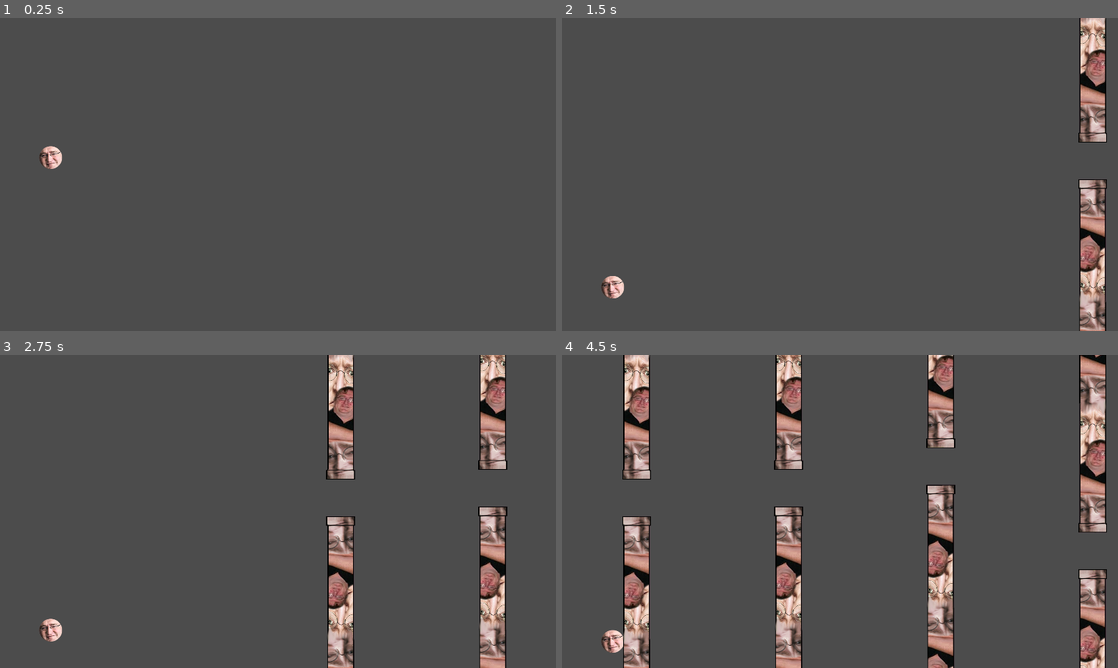
Above: before the commit, frames 1-4 (two rows, left to right).
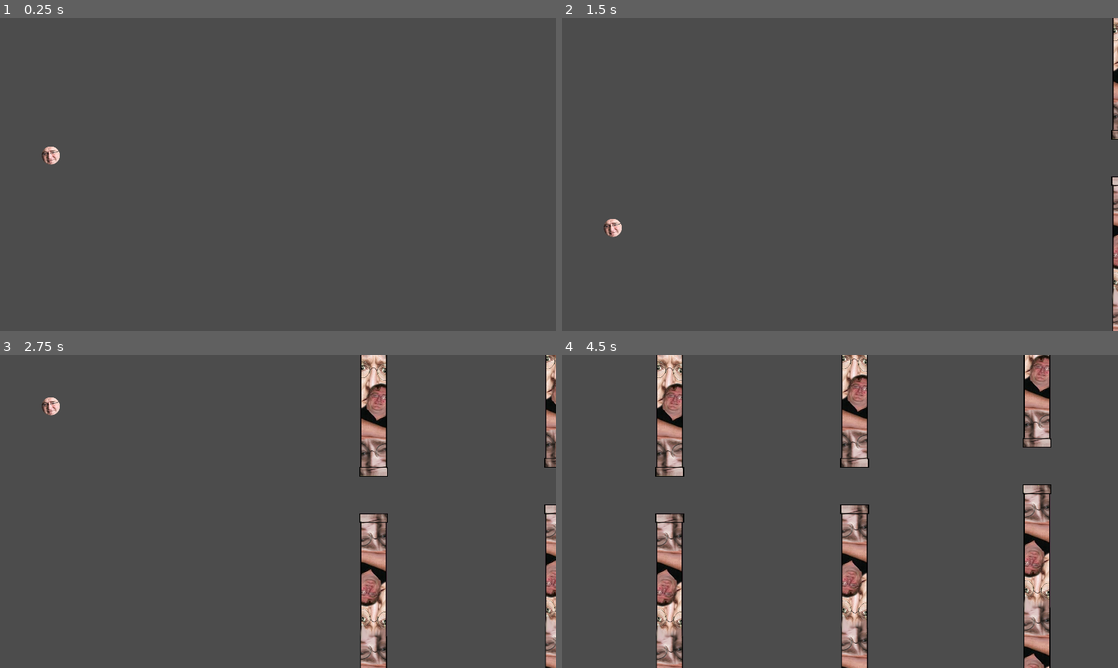
Above: after the commit, the same moments.

Repository: 5FB5/fg_godot
Game: Godot game, scene res://resources/scenes/main.tscn
The game is run twice, just before and just after one commit, with the same random seed, the same clock (stepped at 60 frames per second) and the same inputs. The project has no main scene, so this scene is started directly. The engine's default icon, where the game draws it, is replaced by a stand-in: a white triangle on a blue panel in a dark square.
Inputs:
- Up to frame 1 (0.25 s): no input
- Up to frame 2 (1.5 s): tap W (player_jump) at 0.6, 0.77, 1.07, 1.35 s
- Up to frame 3 (2.75 s): tap W (player_jump) at 1.52, 1.82, 2.1 s
- Up to frame 4 (4.5 s): tap W (player_jump) at 2.85, 3.02, 3.32, 3.6, 3.77, 4.07, 4.35 s

The runs differ from the first frame. In frame 1, 0.2% of the frame differs, in the area x 7-12%, y 40-49%; in frame 2, 5.3%; in frame 3, 14%; in frame 4, 29%, in the area x 7-98%, y 0-100%.

Commit message:
corrected player's movement physics, tube spawner's timer

Diff:
--- a/flappy_gaben_godot/project.godot
+++ b/flappy_gaben_godot/project.godot
@@ -22,9 +22,9 @@
 
 window/size/width=1920
 window/size/height=1080
+window/size/resizable=false
 window/size/test_width=1600
 window/size/test_height=900
-window/dpi/allow_hidpi=true
 window/energy_saving/keep_screen_on=false
 window/stretch/mode="2d"
 window/stretch/aspect="keep"
@@ -44,6 +44,8 @@
 "events": [ Object(InputEventKey,"resource_local_to_scene":false,"resource_name":"","device":0,"alt":false,"shift":false,"control":false,"meta":false,"command":false,"pressed":false,"scancode":87,"unicode":0,"echo":false,"script":null)
 , Object(InputEventMouseButton,"resource_local_to_scene":false,"resource_name":"","device":0,"alt":false,"shift":false, …(202 unchanged characters)…
 , Object(InputEventJoypadButton,"resource_local_to_scene":false,"resource_name":"","device":0,"button_index":0,"pressure":0.0,"pressed":false,"script":null)
+, Object(InputEventKey,"resource_local_to_scene":false,"resource_name":"","device":0,"alt":false,"shift":false,"control":false,"meta":false,"command":false,"pressed":false,"scancode":32,"unicode":0,"echo":false,"script":null)
+, Object(InputEventKey,"resource_local_to_scene":false,"resource_name":"","device":0,"alt":false,"shift":false,"control":false,"meta":false,"command":false,"pressed":false,"scancode":16777232,"unicode":0,"echo":false,"script":null)
  ]
 }
 
--- a/flappy_gaben_godot/resources/scenes/player.tscn
+++ b/flappy_gaben_godot/resources/scenes/player.tscn
@@ -4,22 +4,21 @@
 [ext_resource path="res://resources/scenes/scripts/player.gd" type="Script" id=2]
 
 [sub_resource type="CircleShape2D" id=1]
-radius = 40.7922
+radius = 31.3568
 
 [node name="player" type="RigidBody2D"]
-mode = 2
-mass = 501.27
-gravity_scale = 2.0
+mass = 3.07
 script = ExtResource( 2 )
 __meta__ = {
 "_edit_group_": true
 }
-jumpForce = 400
-gravityForce = 1000
+jumpForce = 26000
+gravityForce = 1056
 
 [node name="Sprite" type="Sprite" parent="."]
+scale = Vector2( 0.795455, 0.795455 )
 texture = ExtResource( 1 )
 
 [node name="playerCollision" type="CollisionShape2D" parent="."]
-position = Vector2( -1, -1 )
+position = Vector2( -0.757584, -0.860977 )
 shape = SubResource( 1 )
--- a/flappy_gaben_godot/resources/scenes/scripts/player.gd
+++ b/flappy_gaben_godot/resources/scenes/scripts/player.gd
@@ -5,15 +5,13 @@
 
 signal playerHit
 
-func _ready():
-	set_physics_process(true)
-
-func jump():
-	linear_velocity = Vector2(linear_velocity.x, linear_velocity.y - jumpForce)
-
-func _physics_process(delta):
-	linear_velocity = Vector2(linear_velocity.x, linear_velocity.y + gravityForce * delta)
+func jump(_delta):
+	linear_velocity.y -= jumpForce * _delta #Vector2(linear_velocity.x, linear_velocity.y - jumpForce)
+	pass
 
 func _process(delta):
+	linear_velocity.y += gravityForce * delta
+
 	if (Input.is_action_just_pressed("player_jump")):
-		jump()
+		jump(delta)
+	pass
--- a/flappy_gaben_godot/resources/scenes/scripts/tube.gd
+++ b/flappy_gaben_godot/resources/scenes/scripts/tube.gd
@@ -1,10 +1,12 @@
-extends RigidBody2D
+extends Area2D
 
 export var tubeSpeed = 400
 
 func _process(delta):
 	position.x -= tubeSpeed * delta
+	pass
 
 func _on_VisibilityNotifier2D_screen_exited():
 	queue_free()
 	print ("Game: Tube deleted")
+	pass
--- a/flappy_gaben_godot/resources/scenes/scripts/tubeSpawner.gd
+++ b/flappy_gaben_godot/resources/scenes/scripts/tubeSpawner.gd
@@ -6,10 +6,11 @@
 func spawnTube():
 	var newTube = preload("res://resources/scenes/tube.tscn").instance()
 	add_child(newTube)
-	newTube.position = Vector2(2144, rand_range(255, 620))
+	newTube.position = Vector2(2144, rand_range(255, 590))
+	newTube.add_to_group("Tubes")
 	pass
 
 func _on_Timer_timeout():
 	spawnTube()
 	print ("Game: New tube spawned")
-	pass # Replace with function body.
+	pass
--- a/flappy_gaben_godot/resources/scenes/tube.tscn
+++ b/flappy_gaben_godot/resources/scenes/tube.tscn
@@ -10,42 +10,46 @@
 extents = Vector2( 50.34, 16 )
 
 [sub_resource type="RectangleShape2D" id=3]
-extents = Vector2( 10, 63.8994 )
+extents = Vector2( 10, 58.529 )
 
-[node name="RigidBody2D" type="RigidBody2D"]
+[node name="RigidBody2D" type="Area2D"]
 collision_mask = 0
-gravity_scale = 0.0
 script = ExtResource( 2 )
-__meta__ = {
-"_edit_group_": true
-}
 tubeSpeed = 525
 
 [node name="Sprite" type="Sprite" parent="."]
 texture = ExtResource( 1 )
 
-[node name="CollisionShape2D" type="CollisionShape2D" parent="."]
+[node name="CollisionShape2D" type="CollisionShape2D" parent="." groups=[
+"playerDeathCollider",
+]]
 position = Vector2( 0, -440 )
 shape = SubResource( 1 )
 
-[node name="CollisionShape2D2" type="CollisionShape2D" parent="."]
+[node name="CollisionShape2D2" type="CollisionShape2D" parent="." groups=[
+"playerDeathCollider",
+]]
 position = Vector2( 0, 496 )
 shape = SubResource( 1 )
 
-[node name="CollisionShape2D3" type="CollisionShape2D" parent="."]
+[node name="CollisionShape2D3" type="CollisionShape2D" parent="." groups=[
+"playerDeathCollider",
+]]
 position = Vector2( 0.323547, -50.9118 )
 shape = SubResource( 2 )
 
-[node name="CollisionShape2D4" type="CollisionShape2D" parent="."]
+[node name="CollisionShape2D4" type="CollisionShape2D" parent="." groups=[
+"playerDeathCollider",
+]]
 position = Vector2( -0.470886, 107.912 )
 shape = SubResource( 2 )
 
-[node name="playerScoreCollision" type="RigidBody2D" parent="."]
-modulate = Color( 0.671875, 0.322815, 0.322815, 1 )
-self_modulate = Color( 0.698039, 0.0392157, 0.627451, 1 )
-position = Vector2( -0.0921173, 28.5596 )
-
-[node name="CollisionShape2D" type="CollisionShape2D" parent="playerScoreCollision"]
+[node name="playerScoreCollision" type="CollisionShape2D" parent="." groups=[
+"playerScoreCollider",
+]]
+modulate = Color( 0.572549, 0, 1, 1 )
+position = Vector2( 0.35849, 28.0566 )
+scale = Vector2( 1.12, 1 )
 shape = SubResource( 3 )
 
 [node name="VisibilityNotifier2D" type="VisibilityNotifier2D" parent="."]
--- a/flappy_gaben_godot/resources/scenes/tubeSpawner.tscn
+++ b/flappy_gaben_godot/resources/scenes/tubeSpawner.tscn
@@ -11,9 +11,11 @@
 }
 
 [node name="tube" parent="." instance=ExtResource( 1 )]
+visible = false
 position = Vector2( 1856, -1072 )
 
 [node name="Timer" type="Timer" parent="."]
+wait_time = 1.21
 autostart = true
 
 [node name="Sprite" type="Sprite" parent="."]
Not shown, added: flappy_gaben_godot/addons/smoothing/plugin.cfg
Not shown, added: flappy_gaben_godot/addons/smoothing/smoothing.gd
Binary file added: flappy_gaben_godot/addons/smoothing/smoothing.png
Not shown, added: flappy_gaben_godot/addons/smoothing/smoothing.png.import
Not shown, added: flappy_gaben_godot/addons/smoothing/smoothing_2d.gd
Binary file added: flappy_gaben_godot/addons/smoothing/smoothing_2d.png
Not shown, added: flappy_gaben_godot/addons/smoothing/smoothing_2d.png.import
Not shown, added: flappy_gaben_godot/addons/smoothing/smoothing_plugin.gd
Not shown, added: flappy_gaben_godot/addons/smoothing/LICENSE
